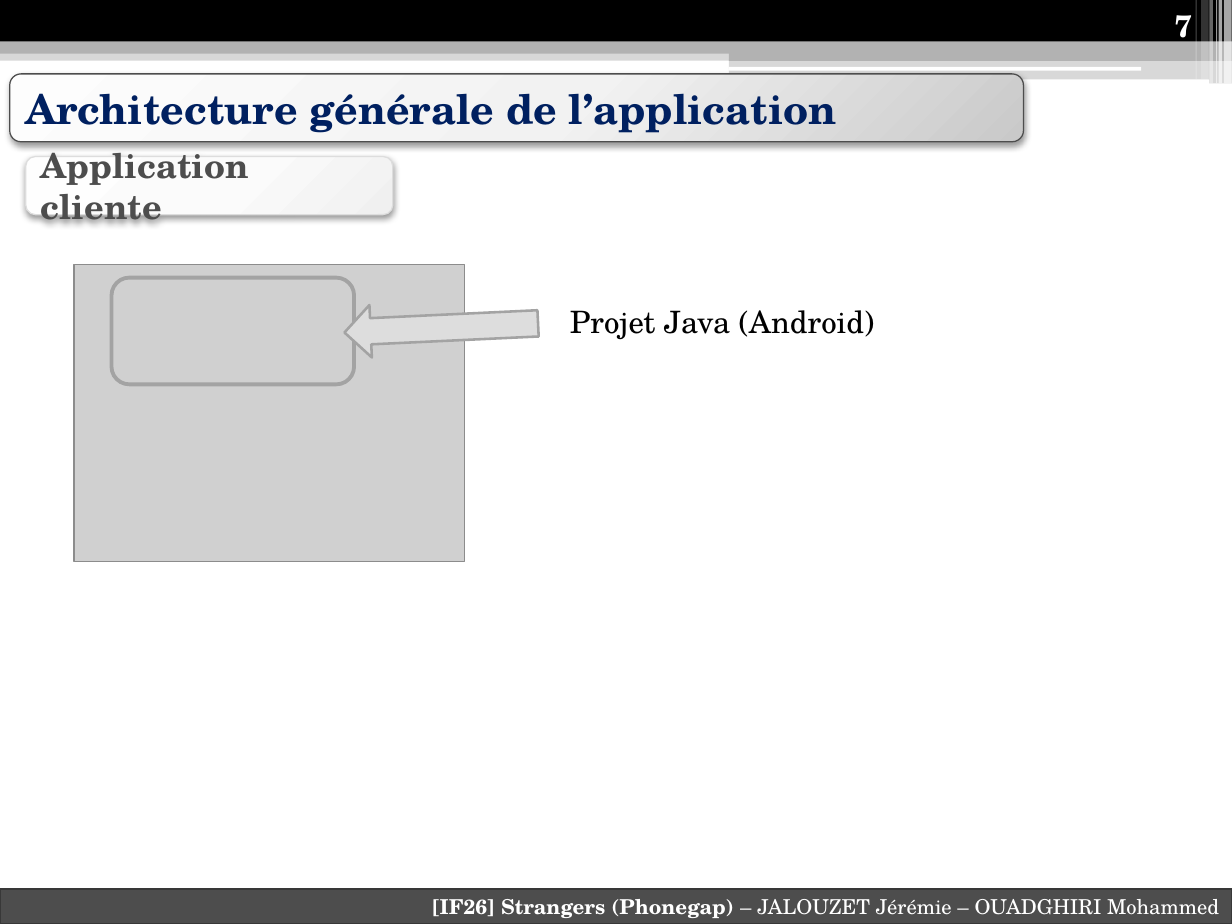
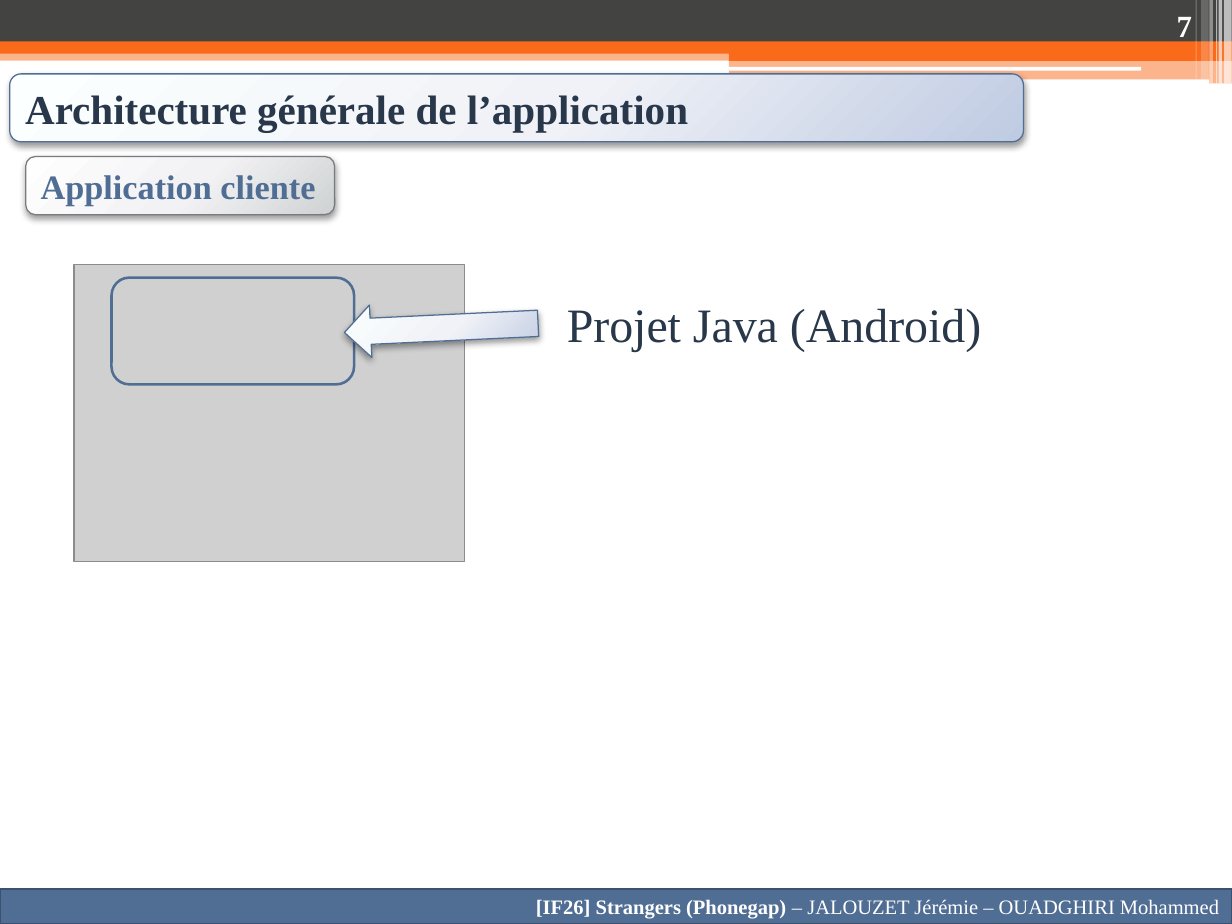
Before and after one commit to Anicky/Strangers-Phonegap, a slide deck: slide 7 of Presentation/Presentation IF26.pptx. Drawn at 1232x924 pixels with LibreOffice and Linux fonts; fonts in the diff are those of the drawing; grey boxes stand for pictures. Boxes give left, top, right and bottom in pixels: in the first picture for what was removed or moved away, otherwise in the second. Text is boxed around its words. In the diff, an @@ line names an element or a change of style, - is before the commit and + after.

```diff
--- a/Presentation/Presentation IF26.pptx
+++ b/Presentation/Presentation IF26.pptx
@@ rectangle at bbox=[0, 0, 1232, 42]: fill #000000 to #434342 @@
@@ page number at bbox=[1177, 17, 1192, 43]: font TeX Gyre Schola to Times New Roman @@
@@ rectangle at bbox=[0, 49, 1232, 60]: fill #B2B2B2 at 50% opacity to #F96A1B at 50% opacity @@
@@ rectangle at bbox=[0, 42, 1232, 54]: fill #B2B2B2 to #F96A1B @@
@@ rectangle at bbox=[729, 59, 1232, 84]: fill #B2B2B2 at 50% opacity to #F96A1B at 50% opacity @@
@@ rectangle at bbox=[729, 48, 1232, 60]: fill #B2B2B2 to #F96A1B @@
@@ rounded rectangle "Architecture générale de l’application" at bbox=[10, 74, 1024, 142]: font TeX Gyre Schola to Times New Roman, text colour #002060 to #28374A; fill gradient #FEFEFE to #F2F2F2 to #C9C9C9 to gradient #FEFEFE to #F0F3F8 to #BFCBE2; outline #4D4D4D 0.75 pt to #506E94 0.75 pt @@
@@ rounded rectangle "Application cliente": place and size @@
-rounded rectangle "Application cliente" at bbox=[26, 156, 393, 214]
+rounded rectangle "Application cliente" at bbox=[26, 156, 335, 214]
@@ rounded rectangle "Application cliente" at bbox=[26, 156, 335, 214]: font TeX Gyre Schola to Times New Roman, text colour #4D4D4D to #506E94; fill gradient #FFFFFF to #FBFBFB to #F0F0F0 to gradient #FEFEFE to #F4F4F4 to #D0D1D3; outline #DDDDDD 0.75 pt to #797B7E 0.75 pt @@
@@ rounded rectangle at bbox=[112, 277, 355, 384]: outline #A3A3A3 2.25 pt to #506E94 1.5 pt @@
@@ down arrow at bbox=[344, 297, 540, 359]: fill #DDDDDD to gradient #FEFEFE to #F0F3F8 to #BFCBE2; outline #A3A3A3 1.5 pt to #506E94 0.75 pt; shadow on @@
@@ text "Projet Java (Android)" at bbox=[567, 308, 981, 352]: size 18 to 28 pt, font TeX Gyre Schola to Times New Roman, text colour #000000 to #28374A @@
@@ rectangle "[IF26] Strangers (Phonegap) – JALOUZET ..." at bbox=[0, 888, 1232, 924]: font TeX Gyre Schola to Times New Roman; fill #4D4D4D to #506E94; outline #393939 1.5 pt to #3B516D 1.5 pt @@
```
Also in this commit, not shown: 19 other slides changed, 1 slide added, 1 slide removed, 3 other files.
